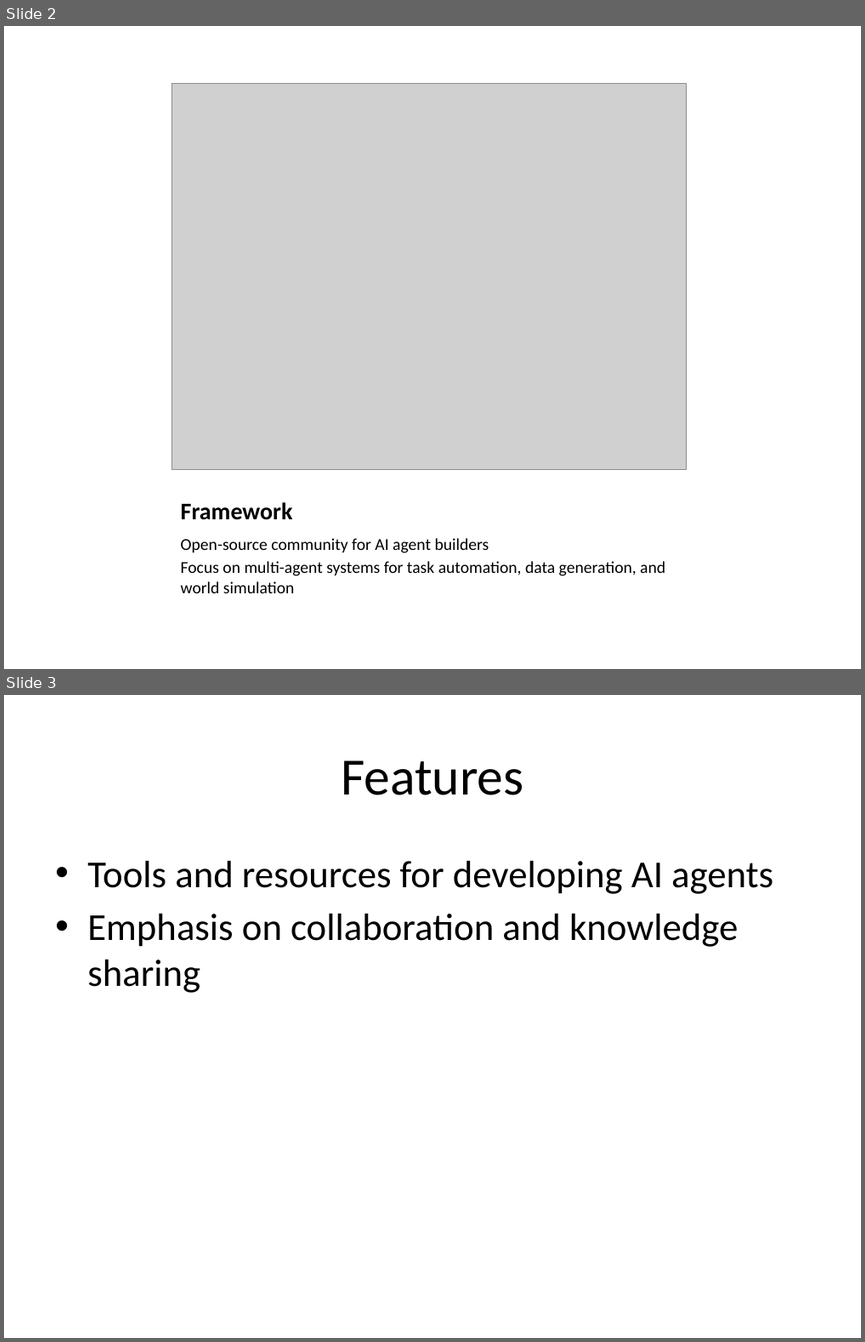
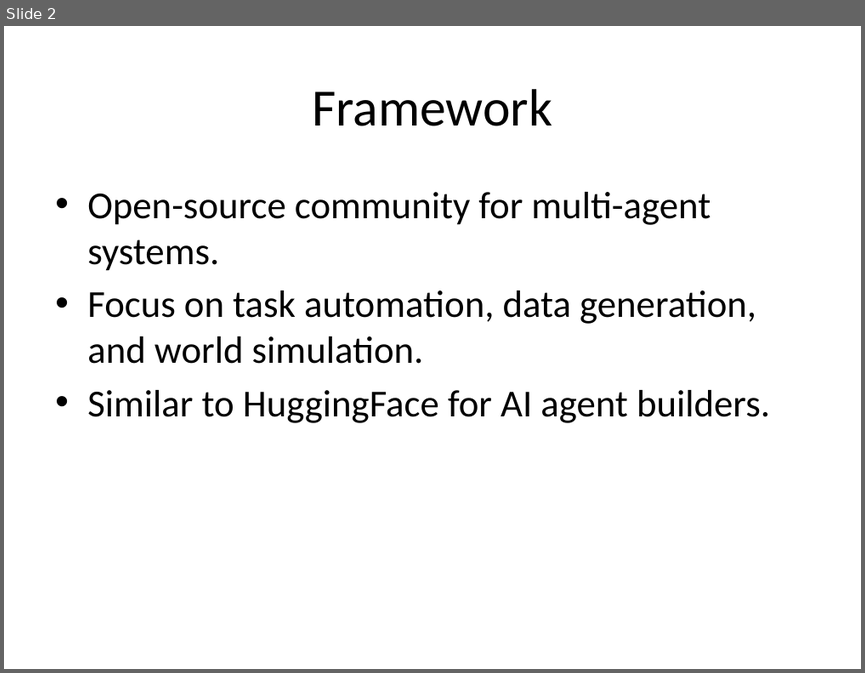
Before and after one commit to echo-yiyiyi/camel, a slide deck: pptx_outputs/CAMEL-AI_Presentation.pptx. Shown one above the other, each under a label of ours: slides 2 and 3 before the commit, slide 2 after it. The pictures are 865x1342 and 865x673 pixels, drawn with LibreOffice and Linux fonts; fonts in the diff are those of the drawing; grey boxes stand for pictures. Boxes give left, top, right and bottom in pixels: in the first picture for what was removed or moved away, otherwise in the second. Text is boxed around its words. In the diff, an @@ line names an element or a change of style, - is before the commit and + after.

```diff
--- a/pptx_outputs/CAMEL-AI_Presentation.pptx
+++ b/pptx_outputs/CAMEL-AI_Presentation.pptx
@@ slide 3 removed at (4,695,861,1338), background #FFFFFF @@
@@ title removed at (341,760,523,795) @@
-Features
@@ text removed at (87,861,773,993) @@
-• Tools and resources for developing AI agents
-• Emphasis on collaboration and knowledge sharing
@@ slide 2 changed as well @@
@@ title "Framework": place and size @@
-title "Framework" at (181,502,293,520)
+title "Framework" at (312,89,552,126)
@@ title "Framework" at (312,89,552,126): size 20 to 44 pt, bold off; alignment left to centre; vertical alignment bottom to middle @@
@@ picture removed at (172,84,686,469) @@
@@ text at (87,192,770,423): text changed; size 14 to 32 pt @@
-Open-source community for AI agent builders
-Focus on multi-agent systems for task automation, data generation, and world simulation
+• Open-source community for multi-agent systems.
+• Focus on task automation, data generation, and world simulation.
+• Similar to HuggingFace for AI agent builders.
```
Also in this commit, not shown: 1 other slide changed, 3 slides added, 2 other slides removed, 53 other files.
